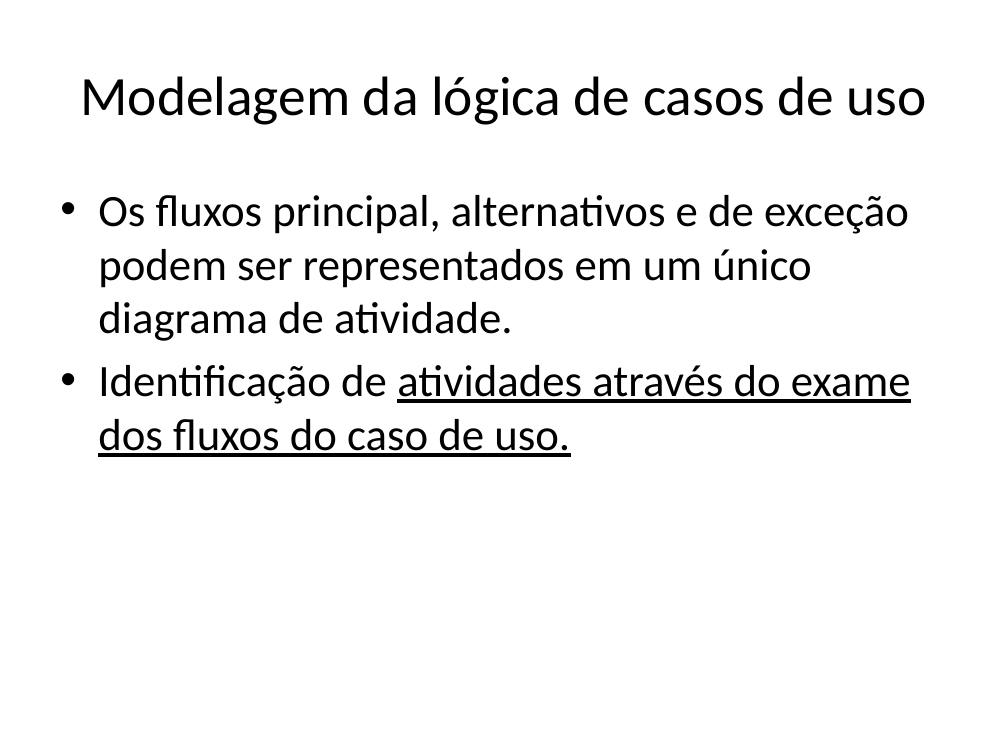
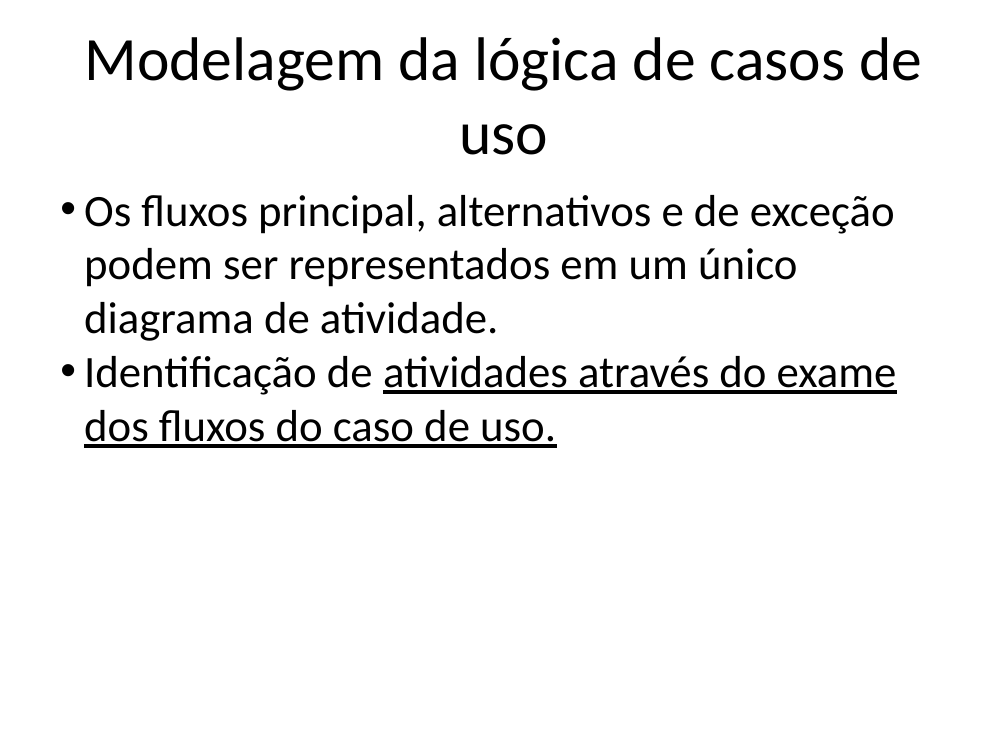
Before and after one commit to eduardocunha11/firstblog, a slide deck: slide 13 of aulas/gsi522/Parte10 - Atividades.pptx. Drawn at 1008x756 pixels with LibreOffice and Linux fonts; fonts in the diff are those of the drawing. Boxes give left, top, right and bottom in pixels: in the first picture for what was removed or moved away, otherwise in the second. Text is boxed around its words. In the diff, an @@ line names an element or a change of style, - is before the commit and + after.

```diff
--- a/aulas/gsi522/Parte10 - Atividades.pptx
+++ b/aulas/gsi522/Parte10 - Atividades.pptx
@@ text "Modelagem da lógica de casos ..." at (85,37,922,155): size 39.6 to 44 pt @@
@@ text "Os fluxos principal, alternativos e ..." at (84,195,897,448): indent changed; less space between paragraphs @@
```
Also in this commit, not shown: 12 other slides changed, 12 other files.
